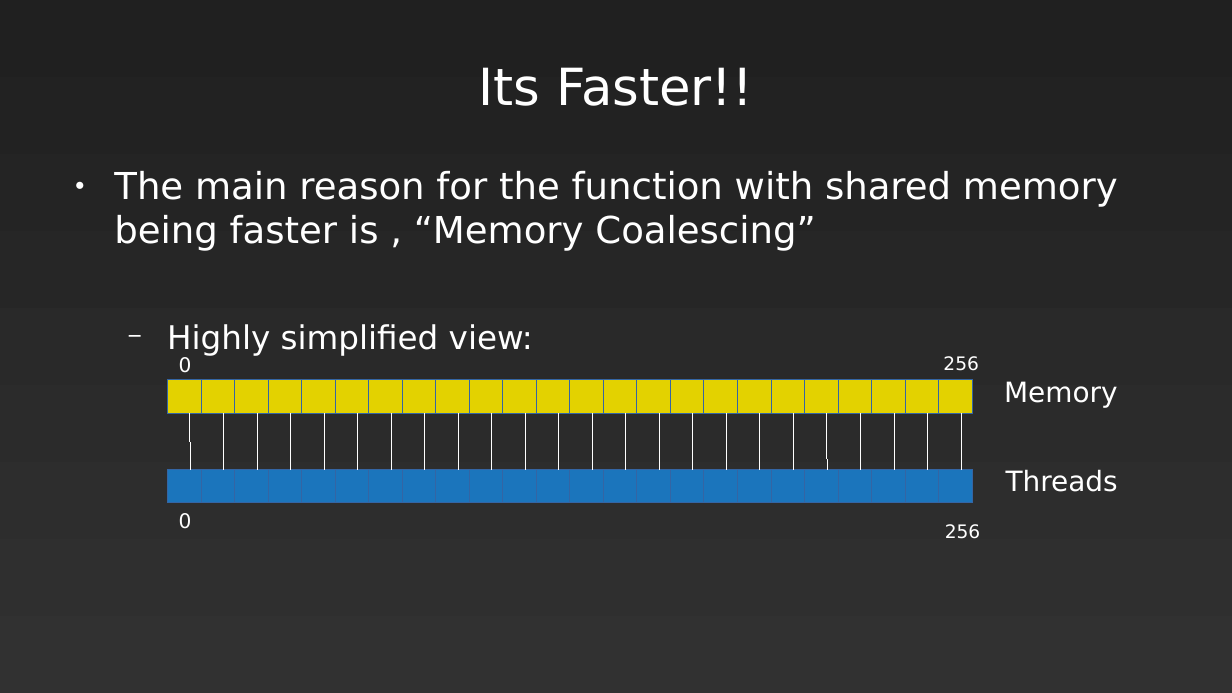
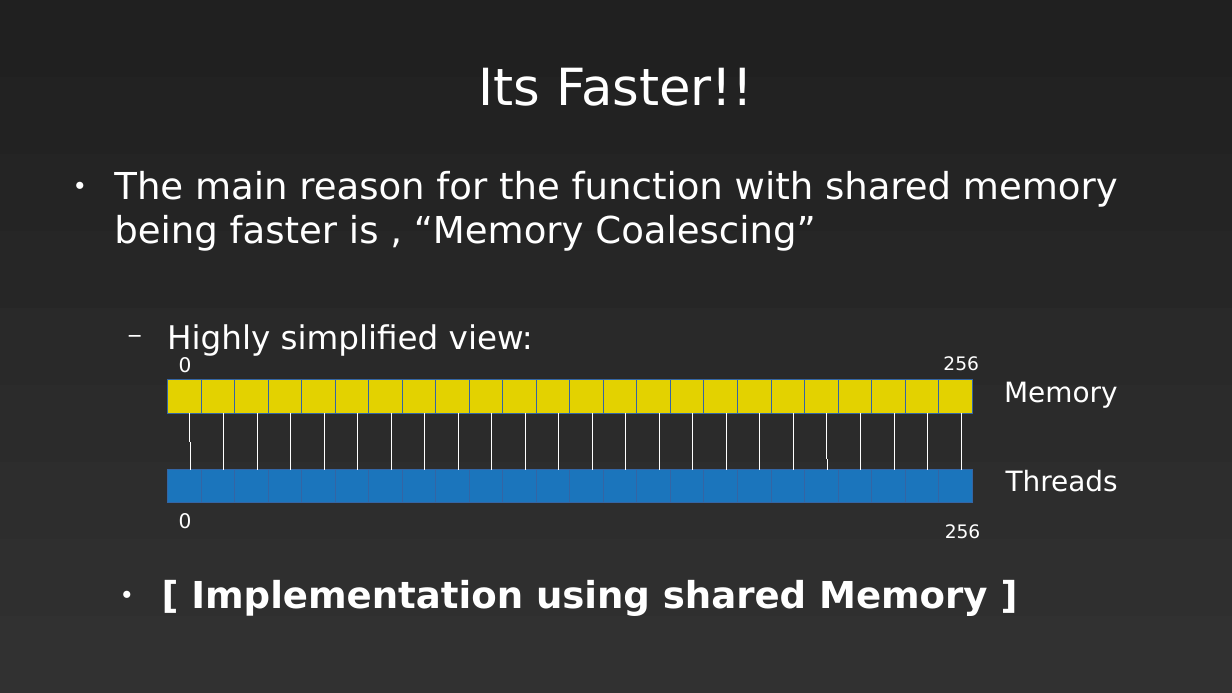
Before and after one commit to mahir1010/cuda_python, a slide deck: slide 13 of Parallel Programming.odp (slide 12 before the commit). Drawn at 1232x693 pixels with LibreOffice and Linux fonts; fonts in the diff are those of the drawing. Boxes give left, top, right and bottom in pixels: in the first picture for what was removed or moved away, otherwise in the second. Text is boxed around its words. In the diff, an @@ line names an element or a change of style, - is before the commit and + after.

```diff
--- a/Parallel Programming.odp
+++ b/Parallel Programming.odp
@@ text added at (191,580,987,616), 23.9 pt, text #FFFFFF, bold @@
+● [ Implementation using shared Memory ]
```
Also in this commit, not shown: 2 other slides changed, 5 other files.
